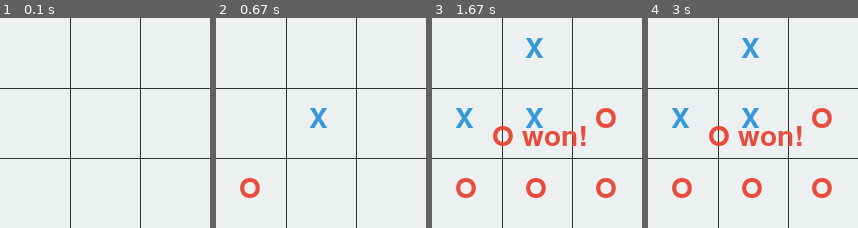
Above: before the commit, frames 1-4 (left to right).
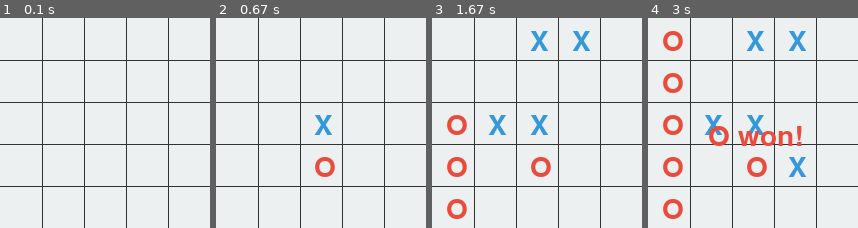
Above: after the commit, the same moments.

Repository: i0z0m/tic-tac-toe-pygame
Game: pygame game, started from src/tic_tac_toe_pygame/main.py
Two runs of this game, one before a commit and one after it. Both use one fixed random seed, a clock stepped at 60 frames per second and the inputs below.
Inputs (mouse positions are in pixels of both pictures, inside the frame that each line leads up to):
- Up to frame 1 (0.1 s): no input
- Up to frame 2 (0.67 s): click (321, 123) at 0.38 s
- Up to frame 3 (1.67 s): click (486, 123) at 0.72 s; click (566, 49) at 1.05 s; click (541, 51) at 1.38 s
- Up to frame 4 (3 s): click (755, 144) at 1.72 s; click (807, 156) at 2.05 s

The runs differ from the first frame. In frame 1, 5.6% of the frame differs, in the area x 0-100%, y 0-100%; in frame 2, 7.2%; in frame 3, 14%; in frame 4, 13%.

Commit message:
Compatible with k-row

Diff:
--- a/src/tic_tac_toe_pygame/main.py
+++ b/src/tic_tac_toe_pygame/main.py
@@ -7,8 +7,9 @@
 # Constants
 WIDTH = 210
 HEIGHT = 210
-ROWS = 3
-COLS = 3
+ROWS = 5
+COLS = 5
+K = min(ROWS, COLS)
 CELL_SIZE = WIDTH // COLS
 FONT_SIZE = WIDTH // 5
 BLACK = (50, 50, 50)
@@ -17,30 +18,45 @@
 WHITE = (236, 240, 241)
 
 
-def check_winner(board: List[List[str]]) -> Optional[str]:
+def check_sequence(sequence: List[str], k: int) -> Optional[str]:
+    for i in range(len(sequence) - k + 1):
+        if all(sequence[i + j] == sequence[i] != ' ' for j in range(k)):
+            return sequence[i]
+    return None
+
+def check_winner(board: List[List[str]], k: int) -> Optional[str]:
+    # Check rows
     for row in board:
-        if row[0] == row[1] == row[2] != ' ':
-            return row[0]
+        winner = check_sequence(row, k)
+        if winner is not None:
+            return winner
+    # Check columns
     for col in range(COLS):
-        if board[0][col] == board[1][col] == board[2][col] != ' ':
-            return board[0][col]
-    if board[0][0] == board[1][1] == board[2][2] != ' ':
-        return board[0][0]
-    if board[0][2] == board[1][1] == board[2][0] != ' ':
-        return board[0][2]
+        winner = check_sequence([board[row][col] for row in range(ROWS)], k)
+        if winner is not None:
+            return winner
+    # Check main diagonal
+    winner = check_sequence([board[i][i] for i in range(ROWS)], k)
+    if winner is not None:
+        return winner
+    # Check secondary diagonal
+    winner = check_sequence([board[i][ROWS - i - 1] for i in range(ROWS)], k)
+    if winner is not None:
+        return winner
+    # Check for draw
     if all(board[row][col] != ' ' for row in range(ROWS) for col in range(COLS)):
         return 'Draw'
     return None
 
 
-def cpu_turn(board: List[List[str]], cpu_symbol: str) -> None:
+def cpu_turn(board: List[List[str]], cpu_symbol: str, k: int) -> None:
     player_symbol = 'O' if cpu_symbol == 'X' else 'X'
     # Try to win
     for row in range(ROWS):
         for col in range(COLS):
             if board[row][col] == ' ':
                 board[row][col] = cpu_symbol
-                if check_winner(board) == cpu_symbol:
+                if check_winner(board, k) == cpu_symbol:
                     return
                 board[row][col] = ' '
     # Try to block the player from winning
@@ -48,7 +64,7 @@
         for col in range(COLS):
             if board[row][col] == ' ':
                 board[row][col] = player_symbol
-                if check_winner(board) == player_symbol:
+                if check_winner(board, k) == player_symbol:
                     board[row][col] = cpu_symbol
                     return
                 board[row][col] = ' '
@@ -100,17 +116,17 @@
     if 0 <= row < len(board) and 0 <= col < len(board[0]):
         if board[row][col] == ' ':
             board[row][col] = player_symbol
-            return check_winner(board)
+            return check_winner(board, K)
 
     return None
 
 
-async def game_loop():
+async def game_loop(k: int):
     screen, board, player_symbol, cpu_symbol = initialize_game()
 
     # If CPU is 'X', it goes first
     if cpu_symbol == 'X':
-        cpu_turn(board, cpu_symbol)
+        cpu_turn(board, cpu_symbol, k)
 
     running = True
     winner = None
@@ -121,8 +137,8 @@
             elif event.type == pygame.MOUSEBUTTONDOWN and event.button == 1 and winner is None:
                 winner = player_turn(board, player_symbol, pygame.mouse.get_pos())
                 if winner is None:
-                    cpu_turn(board, cpu_symbol)
-                    winner = check_winner(board)
+                    cpu_turn(board, cpu_symbol, k)
+                    winner = check_winner(board, k)
 
         draw_board(screen, board)
 
@@ -135,6 +151,6 @@
 
 
 async def main():
-    await game_loop()
+    await game_loop(K)
 
 asyncio.run(main())
